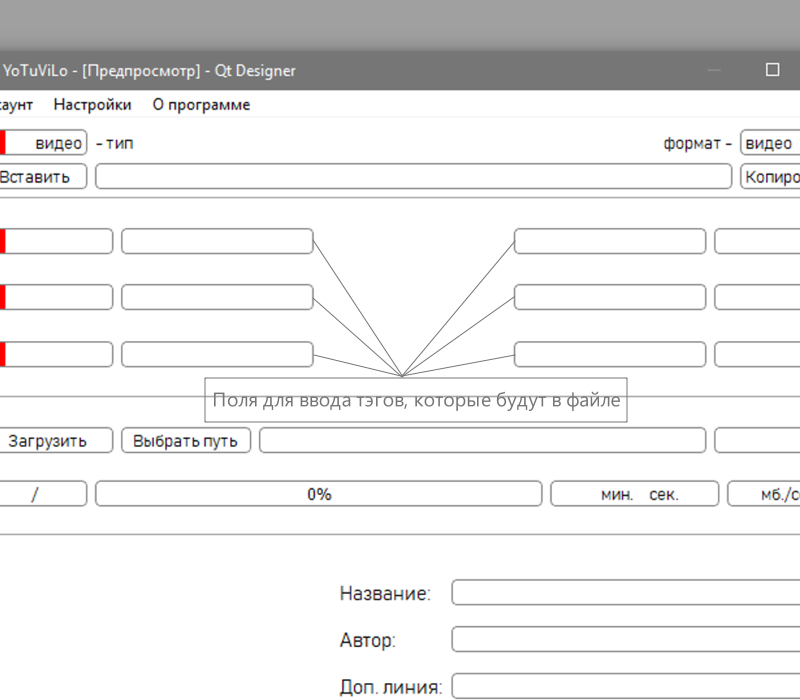
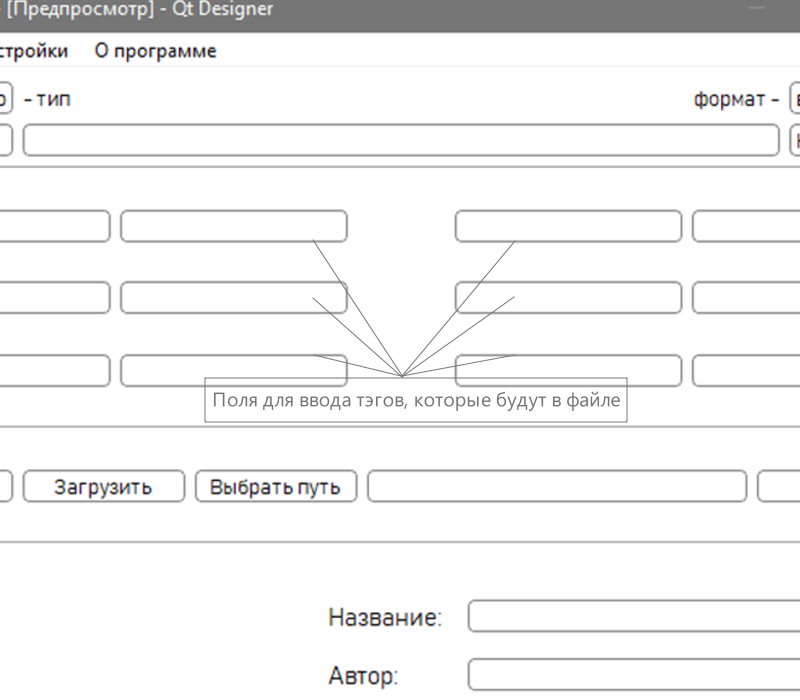
Before/after of a 800×700 layered artwork. What changed in the layer stack:
added layer "Обычный слой 1 (вставлено)" above "Фон" over [0, 0, 800, 700]
painted on "Фон" (1st of 2) over [0, 0, 800, 700]
